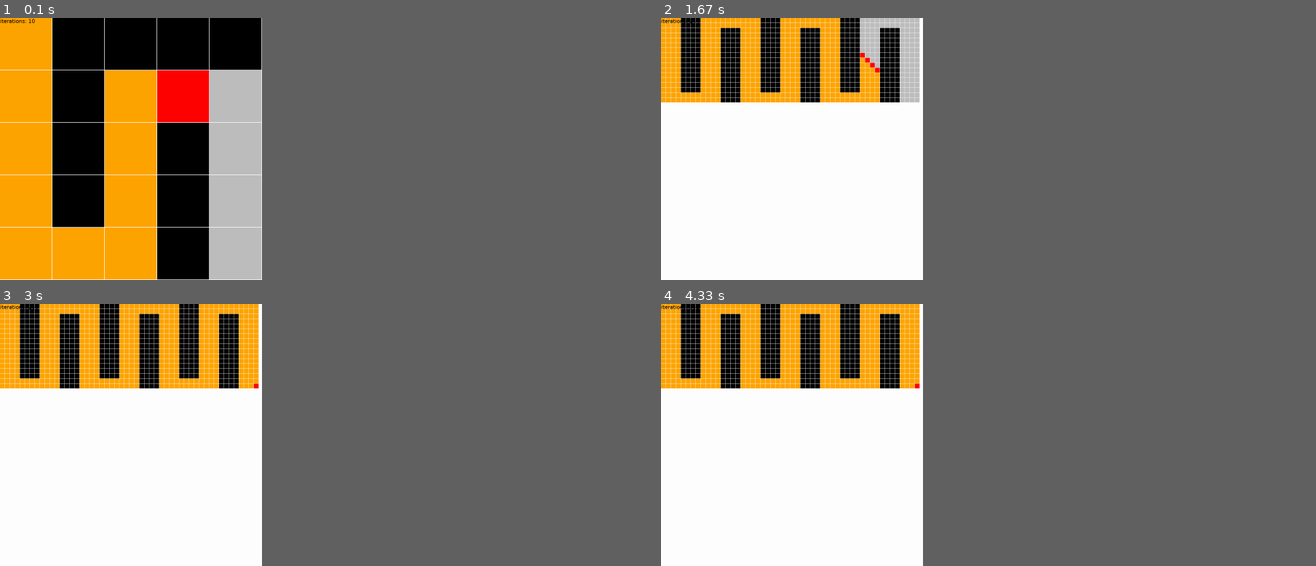
Above: before the commit, frames 1-4 (two rows, left to right).
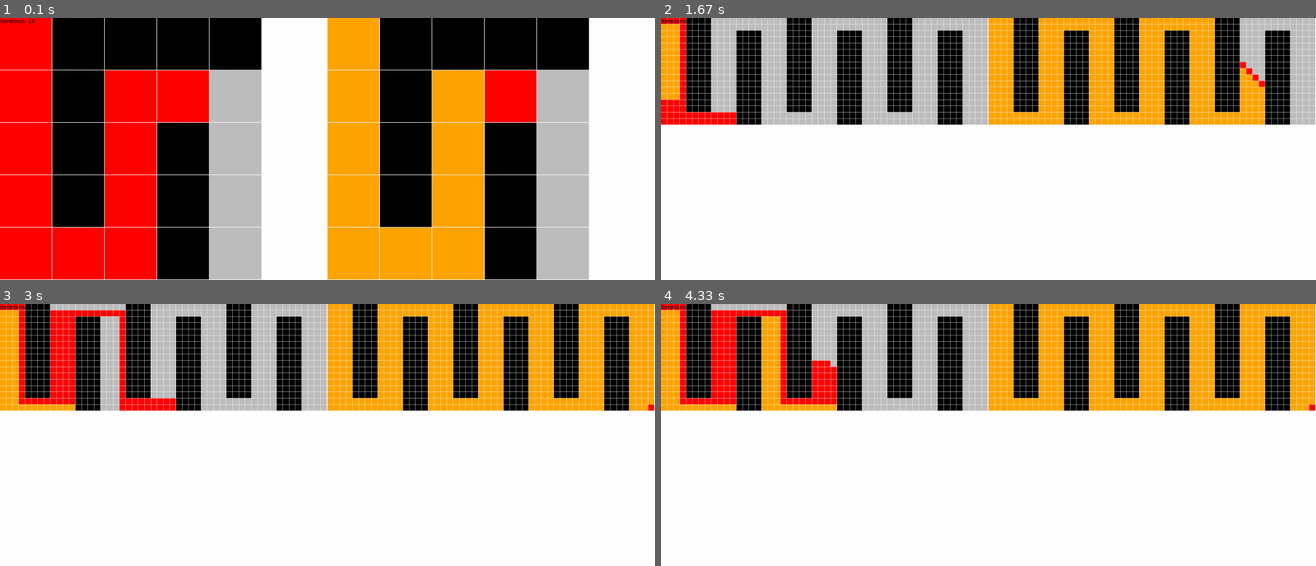
Above: after the commit, the same moments.

Repository: binnev/pygame_sandbox
Game: pygame game, started from maze_solver/__main__.py
Two runs of this game, one before a commit and one after it. Both use one fixed random seed, a clock stepped at 60 frames per second and the inputs below.
Inputs:
- Up to frame 1 (0.1 s): no input
- Up to frame 2 (1.67 s): tap Space at 0.33 s; hold Up 0.67-1.13 s; hold Down 1.17-1.47 s; hold Up from 1.5 s (still down)
- Up to frame 3 (3 s): release Up at 1.87 s; hold Down 1.9-2.27 s; hold Up 2.3-2.6 s; hold Down 2.63-2.93 s; hold Up from 2.97 s (still down)
- Up to frame 4 (4.33 s): release Up at 3.33 s; hold Down 3.37-3.73 s; hold Up 3.77-4.07 s; hold Down from 4.1 s (still down)
In our replay, the window is 360x360 before the commit and 900x360 after it. These sizes can differ from the game's own. Grey fills any space a smaller window leaves; there, only what the larger window draws over its background counts as a difference.

The runs differ from the first frame. In frame 1, 56% of the frame differs, in the area x 0-90%, y 0-100%; in frame 2, 38%; in frame 3, 39%; in frame 4, 39%.

Commit message:
Added side-by-side comparison for bfs/dfs

Diff:
--- a/maze_solver/game.py
+++ b/maze_solver/game.py
@@ -10,7 +10,7 @@
 
 class MazeSolverGame(Entity):
     fps = 60
-    window_width = 1000
+    window_width = 2500
     window_height = 1000
     window_caption = "Maze Solver"
     font_name = "ubuntu"
@@ -38,11 +38,9 @@
 
         for inp, solvable in MAZES:
             inp = "\n".join(inp)
-            self.maze = Maze(inp, game=self)
-            self.running = True
-            self.debug = False
-
-            self.add_scene(self.maze)
+            maze1 = Maze(inp, game=self, x=0, y=0, algorithm="dfs")
+            maze2 = Maze(inp, game=self, x=self.window_width//2, y=0, algorithm="bfs")
+            self.add_scene(maze1, maze2)
             self.debug = False
             self.running = True
             while self.running:
@@ -67,7 +65,7 @@
                 if event.key == pygame.K_F1:
                     self.debug = not self.debug
                 if event.key == pygame.K_SPACE:
-                    self.maze.kill()
+                    self.scenes.kill()
                     self.running = False
                 if event.key == pygame.K_DOWN:
                     self.ticks_per_frame = max([1, self.ticks_per_frame // 2])
--- a/maze_solver/objects.py
+++ b/maze_solver/objects.py
@@ -28,8 +28,8 @@
         pixel = Surface((pixel_size, pixel_size))
         color = color or self.color
         pixel.fill(color[:3])
-        screen_x = self.x * self.maze.scaling
-        screen_y = self.y * self.maze.scaling
+        screen_x = self.maze.x + (self.x * self.maze.scaling)
+        screen_y = self.maze.y + (self.y * self.maze.scaling)
         surface.blit(pixel, (screen_x, screen_y))
         super().draw(surface, debug)
 
@@ -73,10 +73,16 @@
 class Maze(Entity):
     is_solved: bool = False
     game: MazeSolverGame
+    scaling: int
+    x: int
+    y: int
+    algorithm: str = "dfs"
     parental_name = "maze"
-    algorithm = "bfs"
-
-    def __init__(self, string, game):
+
+    def __init__(self, string, game, x=0, y=0, algorithm="dfs"):
+        self.x = x
+        self.y = y
+        self.algorithm = algorithm
         self.game = game
         self.nodes = Group()
         self.walls = Group()
@@ -92,7 +98,7 @@
         self.path.append(self.rows[0][0])
 
         self.scaling = min(
-            self.game.window_width // self.width,
+            self.game.window_width // 2 // self.width,
             self.game.window_height // self.height,
         )
         super().__init__()
